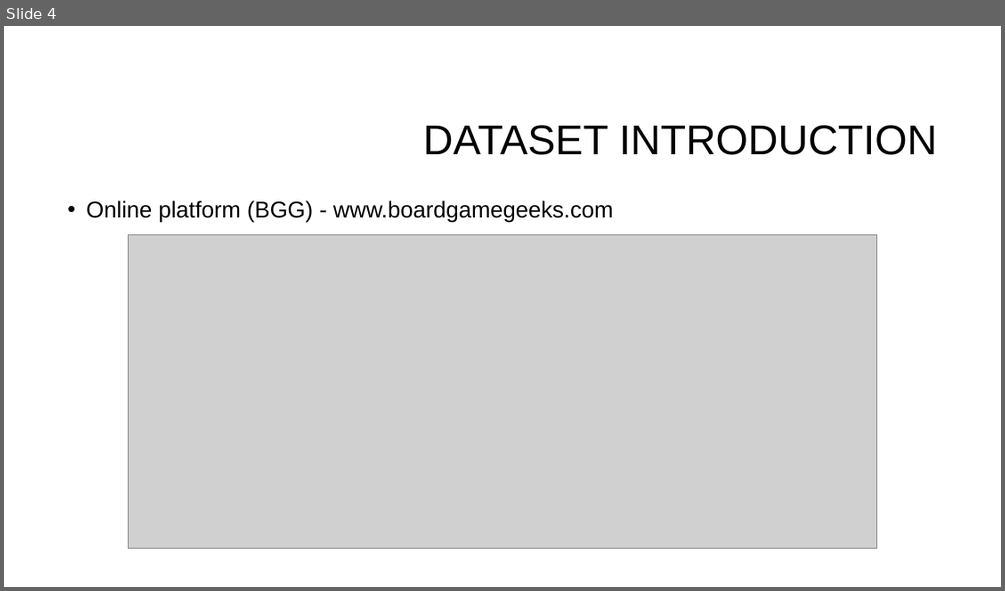
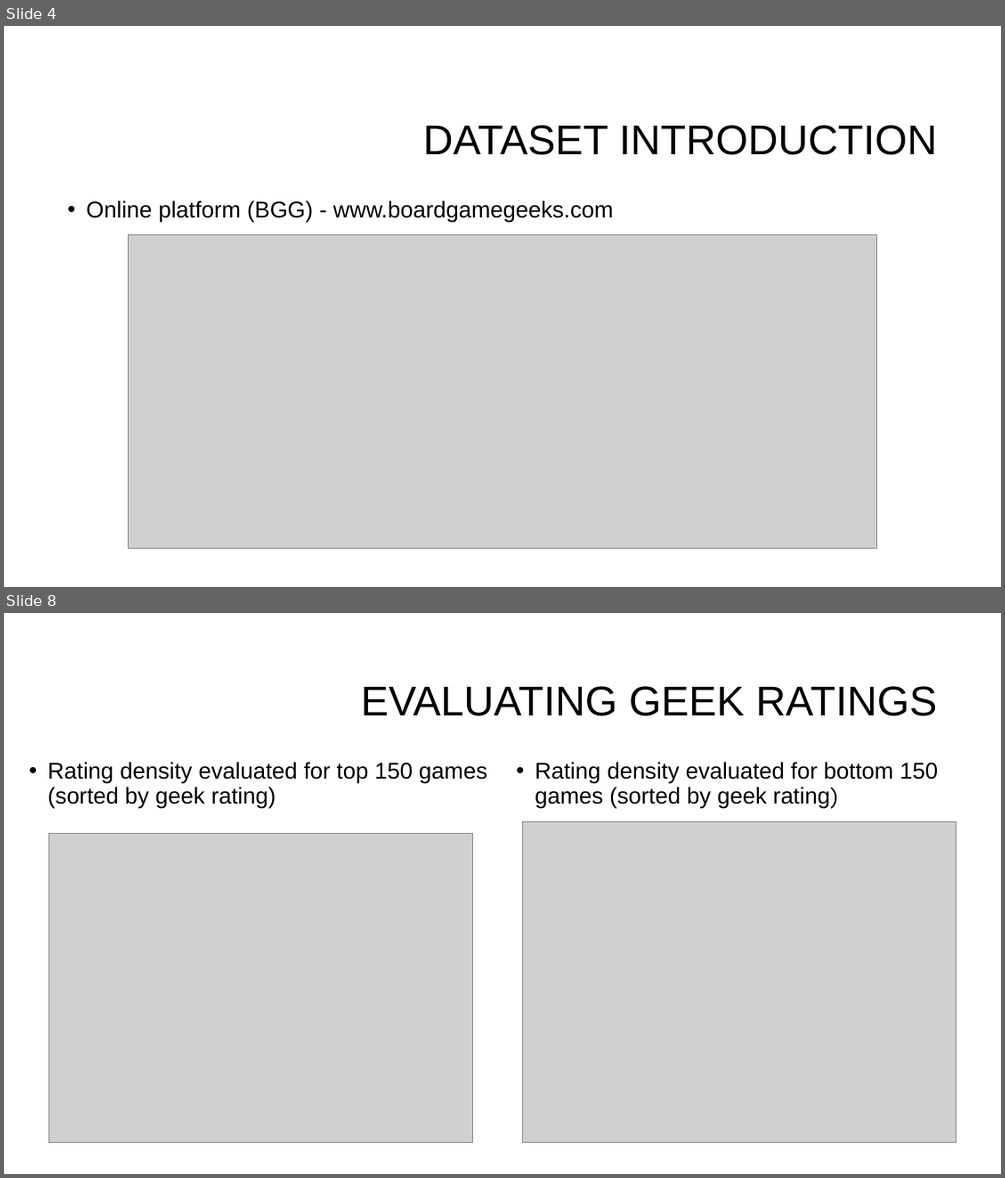
Before and after one commit to suhitasva/Python_EDA_Project_SVA, a slide deck: Boardgame_analysis_presentation.pptx. Shown one above the other, each under a label of ours: slide 4 before the commit, slides 4 and 8 after it; the slides between them are not shown. The pictures are 1005x591 and 1005x1178 pixels, drawn with LibreOffice and Linux fonts; fonts in the diff are those of the drawing; grey boxes stand for pictures; background and template pictures are left out. Boxes give left, top, right and bottom in pixels: in the first picture for what was removed or moved away, otherwise in the second. Text is boxed around its words. In the diff, an @@ line names an element or a change of style, - is before the commit and + after.

```diff
--- a/Boardgame_analysis_presentation.pptx
+++ b/Boardgame_analysis_presentation.pptx
@@ slide 8 added at <box>4,613,1001,1174</box>, background #FFFFFF @@
@@ title added at <box>361,686,938,716</box>, 40 pt, text #000000 @@
+EVALUATING GEEK RATINGS
@@ text added at <box>48,762,487,809</box>, 22 pt, text #000000 @@
+• Rating density evaluated for top 150 games (sorted by geek rating)
@@ text added at <box>534,762,938,809</box>, 22 pt, text #000000 @@
+• Rating density evaluated for bottom 150 games (sorted by geek rating)
@@ picture added at <box>522,821,956,1143</box> @@
@@ picture added at <box>48,833,472,1143</box> @@
```
Also in this commit, not shown: 2 slides changed, 9 other slides added, 1 slide removed.
